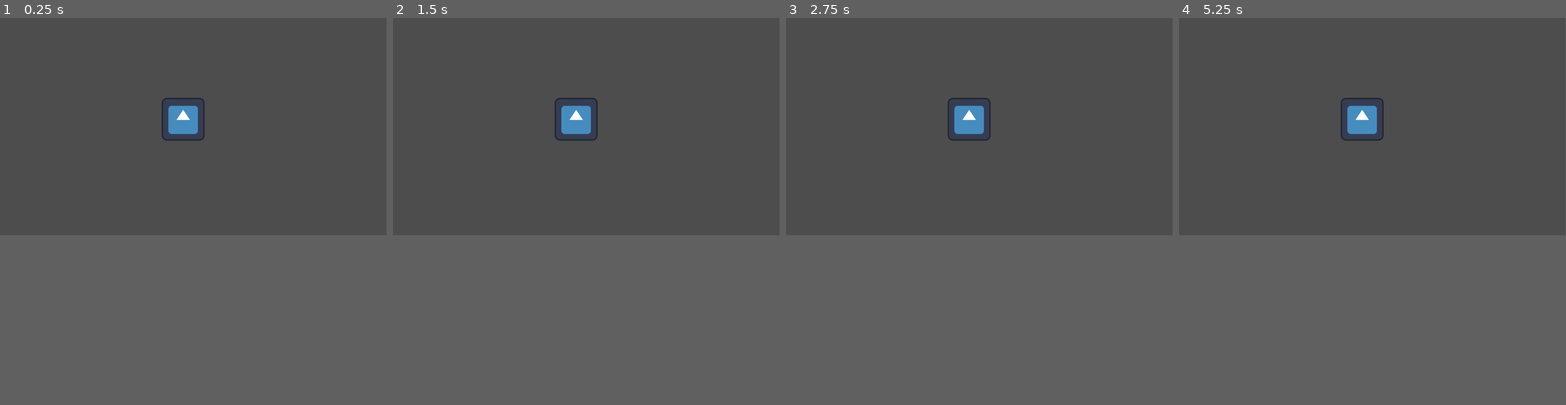
Above: before the commit, frames 1-4 (left to right).
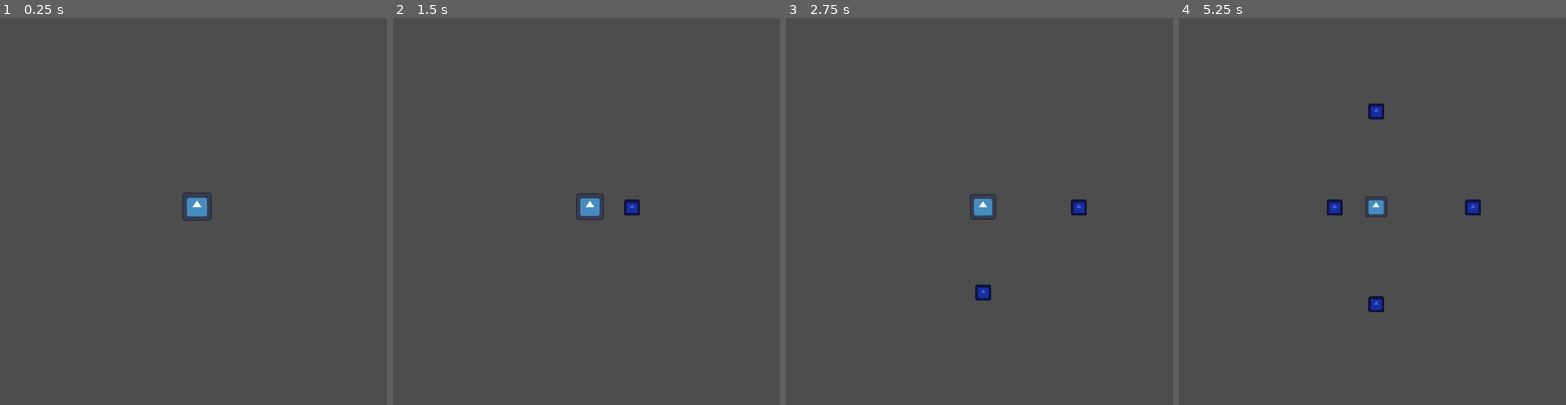
Above: after the commit, the same moments.

Repository: LeslieLlama/Bublime
Game: Godot game, scene res://Scenes/MainGame.tscn
The game is run twice, just before and just after one commit, with the same random seed, the same clock (stepped at 60 frames per second) and the same inputs. The engine's default icon, where the game draws it, is replaced by a stand-in: a white triangle on a blue panel in a dark square.
Inputs:
- Up to frame 1 (0.25 s): no input
- Up to frame 2 (1.5 s): tap Enter at 0.5 s; hold Right (fire_right, bound only after the commit) 0.53-1.28 s; tap Space at 1.25 s; hold Down (fire_down, bound only after the commit) from 1.28 s (still down)
- Up to frame 3 (2.75 s): release Down (fire_down, bound only after the commit) at 2.03 s; hold Right (fire_right, bound only after the commit) from 2.03 s (still down)
- Up to frame 4 (5.25 s): release Right (fire_right, bound only after the commit) at 2.78 s; hold Up (fire_up, bound only after the commit) 2.78-3.53 s; hold Left (fire_left, bound only after the commit) 3.53-5.03 s; tap Enter at 5 s; hold Down (fire_down, bound only after the commit) from 5.03 s (still down)
The window is 799x449 before the commit and 800x800 after it. Grey fills any space a smaller window leaves; there, only what the larger window draws over its background counts as a difference.

The runs differ from the first frame. In frame 1, 1.0% of the frame differs, in the area x 41-55%, y 20-53%; in frame 2, 1.2%; in frame 3, 1.3%; in frame 4, 1.5%, in the area x 38-78%, y 20-76%.

Commit message:
Player Movement + projectiles
added a simple player movement script and shootable projectile that slows after the initial firing.

Diff:
--- a/Scenes/MainGame.tscn
+++ b/Scenes/MainGame.tscn
@@ -1,16 +1,22 @@
-[gd_scene load_steps=3 format=3 uid="uid://cmbm5i2wxwi4d"]
+[gd_scene load_steps=5 format=3 uid="uid://cmbm5i2wxwi4d"]
 
+[ext_resource type="Script" path="res://Scenes/PlayerMovement.gd" id="1_kp8dx"]
 [ext_resource type="Texture2D" uid="uid://rrlixygeg2p8" path="res://icon.svg" id="1_p0pns"]
+[ext_resource type="PackedScene" uid="uid://dnqvkt8q7njgu" path="res://Scenes/bubble_projectile.tscn" id="2_pddvl"]
 
 [sub_resource type="CircleShape2D" id="CircleShape2D_le6j4"]
 radius = 53.1507
 
 [node name="MainGame" type="Node2D"]
 
-[node name="Player" type="Area2D" parent="."]
-position = Vector2(546, 302)
+[node name="Player" type="CharacterBody2D" parent="."]
+position = Vector2(510, 490)
+script = ExtResource("1_kp8dx")
+bubble_projectile = ExtResource("2_pddvl")
 
 [node name="Sprite2D" type="Sprite2D" parent="Player"]
+position = Vector2(-1, -2.5)
+scale = Vector2(0.59375, 0.570313)
 texture = ExtResource("1_p0pns")
 
 [node name="CollisionShape2D" type="CollisionShape2D" parent="Player"]
--- /dev/null
+++ b/Scenes/PlayerMovement.gd
@@ -0,0 +1,57 @@
+extends CharacterBody2D
+
+@export var speed = 300
+@export var friction = 0.1
+@export var acceleration = 0.2
+
+@export var bubble_projectile : PackedScene
+
+var ammoCount : int = 0
+var maxAmmoCount : int = 9
+
+func _ready():
+	ammoCount = maxAmmoCount
+
+func get_move_input():
+	var input = Vector2()
+	if Input.is_action_pressed('move_right'): input.x += 1
+	if Input.is_action_pressed('move_left'): input.x -= 1
+	if Input.is_action_pressed('move_down'): input.y += 1
+	if Input.is_action_pressed('move_up'): input.y -= 1
+	return input
+func get_shoot_input():
+	var input = Vector2()
+	if Input.is_action_just_released('fire_right'): input.x += 1
+	if Input.is_action_just_released('fire_left'): input.x -= 1
+	if Input.is_action_just_released('fire_down'): input.y += 1
+	if Input.is_action_just_released('fire_up'): input.y -= 1
+	return input
+
+func _physics_process(delta):
+	var direction = get_move_input()
+	if direction.length() > 0:
+		velocity = lerp(velocity, direction.normalized() * speed, acceleration)
+	else:
+		velocity = lerp(velocity, Vector2.ZERO, friction)
+	move_and_slide()
+
+	var shoot_direction = get_shoot_input()
+	if shoot_direction.length() > 0:
+		if ammoCount >= 1:
+			var bullet = bubble_projectile.instantiate()
+			$"..".add_child(bullet)
+			bullet.position = position
+			bullet._set_direction(shoot_direction)
+			ammoCount -= 1
+			change_size(false)
+
+		else:
+			print("out of ammo!")
+
+func change_size(is_plus : bool):
+	if is_plus == true:
+		scale.x += 0.05
+		scale.y += 0.05
+	else:
+		scale.x -= 0.05
+		scale.y -= 0.05
--- /dev/null
+++ b/Scenes/bubble_projectile.gd
@@ -0,0 +1,23 @@
+extends Area2D
+
+var speed = 750.0
+var direction : Vector2
+var friction = 0.05
+
+# Called when the node enters the scene tree for the first time.
+func _ready():
+	direction = Vector2.LEFT
+
+# Called every frame. 'delta' is the elapsed time since the previous frame.
+func _process(delta):
+	pass
+
+func _set_direction(input_direction):
+	direction = input_direction
+
+func _physics_process(delta):
+	position += direction * speed * delta
+	speed = lerp(speed, 0.0, friction)
+
+func _on_visible_on_screen_notifier_2d_screen_exited():
+	queue_free()
--- /dev/null
+++ b/Scenes/bubble_projectile.tscn
@@ -0,0 +1,22 @@
+[gd_scene load_steps=4 format=3 uid="uid://dnqvkt8q7njgu"]
+
+[ext_resource type="Script" path="res://Scenes/bubble_projectile.gd" id="1_ddjb8"]
+[ext_resource type="Texture2D" uid="uid://rrlixygeg2p8" path="res://icon.svg" id="1_r8gu4"]
+
+[sub_resource type="CircleShape2D" id="CircleShape2D_5ao5n"]
+radius = 20.0
+
+[node name="BubbleProjectile" type="Area2D"]
+script = ExtResource("1_ddjb8")
+
+[node name="Sprite2D" type="Sprite2D" parent="."]
+modulate = Color(0.292939, 0.336262, 0.843589, 1)
+scale = Vector2(0.320313, 0.320313)
+texture = ExtResource("1_r8gu4")
+
+[node name="CollisionShape2D" type="CollisionShape2D" parent="."]
+shape = SubResource("CircleShape2D_5ao5n")
+
+[node name="VisibleOnScreenNotifier2D" type="VisibleOnScreenNotifier2D" parent="."]
+
+[connection signal="screen_exited" from="VisibleOnScreenNotifier2D" to="." method="_on_visible_on_screen_notifier_2d_screen_exited"]
--- a/project.godot
+++ b/project.godot
@@ -15,6 +15,64 @@
 config/features=PackedStringArray("4.3", "GL Compatibility")
 config/icon="res://icon.svg"
 
+[display]
+
+window/size/viewport_width=1000
+window/size/viewport_height=1000
+window/stretch/mode="viewport"
+window/stretch/aspect="expand"
+
+[input]
+
+move_left={
+"deadzone": 0.5,
+"events": [Object(InputEventKey,"resource_local_to_scene":false,"resource_name":"","device":-1,"window_id":0,"alt_pressed":false,"shift_pressed":false,"ctrl_pressed":false,"meta_pressed":false,"pressed":false,"keycode":0,"physical_keycode":65,"key_label":0,"unicode":97,"location":0,"echo":false,"script":null)
+, Object(InputEventJoypadMotion,"resource_local_to_scene":false,"resource_name":"","device":-1,"axis":0,"axis_value":-1.0,"script":null)
+, Object(InputEventJoypadButton,"resource_local_to_scene":false,"resource_name":"","device":-1,"button_index":13,"pressure":0.0,"pressed":false,"script":null)
+]
+}
+move_right={
+"deadzone": 0.5,
+"events": [Object(InputEventKey,"resource_local_to_scene":false,"resource_name":"","device":-1,"window_id":0,"alt_pressed":false,"shift_pressed":false,"ctrl_pressed":false,"meta_pressed":false,"pressed":false,"keycode":0,"physical_keycode":68,"key_label":0,"unicode":100,"location":0,"echo":false,"script":null)
+, Object(InputEventJoypadMotion,"resource_local_to_scene":false,"resource_name":"","device":-1,"axis":0,"axis_value":1.0,"script":null)
+, Object(InputEventJoypadButton,"resource_local_to_scene":false,"resource_name":"","device":-1,"button_index":14,"pressure":0.0,"pressed":false,"script":null)
+]
+}
+move_up={
+"deadzone": 0.5,
+"events": [Object(InputEventKey,"resource_local_to_scene":false,"resource_name":"","device":-1,"window_id":0,"alt_pressed":false,"shift_pressed":false,"ctrl_pressed":false,"meta_pressed":false,"pressed":false,"keycode":0,"physical_keycode":87,"key_label":0,"unicode":119,"location":0,"echo":false,"script":null)
+, Object(InputEventJoypadButton,"resource_local_to_scene":false,"resource_name":"","device":-1,"button_index":11,"pressure":0.0,"pressed":false,"script":null)
+, Object(InputEventJoypadMotion,"resource_local_to_scene":false,"resource_name":"","device":-1,"axis":1,"axis_value":-1.0,"script":null)
+]
+}
+move_down={
+"deadzone": 0.5,
+"events": [Object(InputEventKey,"resource_local_to_scene":false,"resource_name":"","device":-1,"window_id":0,"alt_pressed":false,"shift_pressed":false,"ctrl_pressed":false,"meta_pressed":false,"pressed":false,"keycode":0,"physical_keycode":83,"key_label":0,"unicode":115,"location":0,"echo":false,"script":null)
+, Object(InputEventJoypadButton,"resource_local_to_scene":false,"resource_name":"","device":-1,"button_index":12,"pressure":0.0,"pressed":false,"script":null)
+, Object(InputEventJoypadMotion,"resource_local_to_scene":false,"resource_name":"","device":-1,"axis":1,"axis_value":1.0,"script":null)
+]
+}
+fire_left={
+"deadzone": 0.5,
+"events": [Object(InputEventKey,"resource_local_to_scene":false,"resource_name":"","device":-1,"window_id":0,"alt_pressed":false,"shift_pressed":false,"ctrl_pressed":false,"meta_pressed":false,"pressed":false,"keycode":0,"physical_keycode":4194319,"key_label":0,"unicode":0,"location":0,"echo":false,"script":null)
+]
+}
+fire_right={
+"deadzone": 0.5,
+"events": [Object(InputEventKey,"resource_local_to_scene":false,"resource_name":"","device":-1,"window_id":0,"alt_pressed":false,"shift_pressed":false,"ctrl_pressed":false,"meta_pressed":false,"pressed":false,"keycode":0,"physical_keycode":4194321,"key_label":0,"unicode":0,"location":0,"echo":false,"script":null)
+]
+}
+fire_up={
+"deadzone": 0.5,
+"events": [Object(InputEventKey,"resource_local_to_scene":false,"resource_name":"","device":-1,"window_id":0,"alt_pressed":false,"shift_pressed":false,"ctrl_pressed":false,"meta_pressed":false,"pressed":false,"keycode":0,"physical_keycode":4194320,"key_label":0,"unicode":0,"location":0,"echo":false,"script":null)
+]
+}
+fire_down={
+"deadzone": 0.5,
+"events": [Object(InputEventKey,"resource_local_to_scene":false,"resource_name":"","device":-1,"window_id":0,"alt_pressed":false,"shift_pressed":false,"ctrl_pressed":false,"meta_pressed":false,"pressed":false,"keycode":0,"physical_keycode":4194322,"key_label":0,"unicode":0,"location":0,"echo":false,"script":null)
+]
+}
+
 [rendering]
 
 renderer/rendering_method="gl_compatibility"
